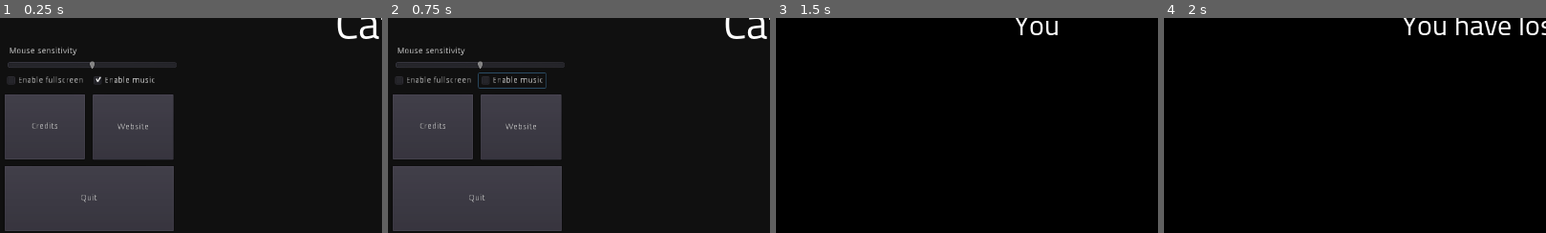
Above: before the commit, frames 1-4 (left to right).
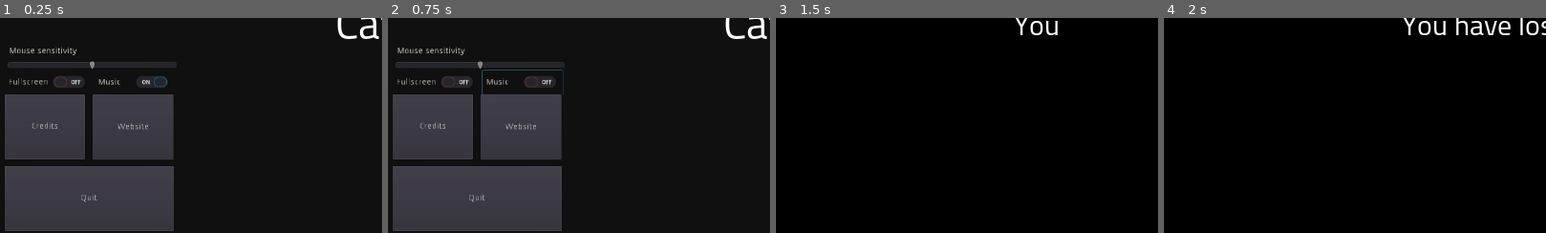
Above: after the commit, the same moments.

Repository: toolness/cat-in-the-coop
Game: Godot game, scene res://Menu.tscn
The game is run twice, just before and just after one commit, with the same random seed, the same clock (stepped at 60 frames per second) and the same inputs.
Inputs:
- Up to frame 1 (0.25 s): no input
- Up to frame 2 (0.75 s): click "Enable music" (after the commit: "Music") at 0.5 s
- Up to frame 3 (1.5 s): click "Start game" at 1.25 s
- Up to frame 4 (2 s): no input
The pictures show only the part of the screen within x 1-51%, y 48-98%; the shares and areas given below are measured in that part.

The runs differ from the first frame. In frame 1, 1.2% of the frame differs, in the area x 2-44%, y 27-33%; in frame 2, 1.5%, in the area x 2-46%, y 24-36%; in frame 3, nothing differs; in frame 4, nothing differs.

Commit message:
Make checkboxes into checkbuttons.

Diff:
--- a/Menu.tscn
+++ b/Menu.tscn
@@ -149,22 +149,22 @@
 align = 2
 valign = 2
 
-[node name="FullscreenCheckbox" type="CheckBox" parent="."]
-margin_left = 21.0
-margin_top = 435.0
-margin_right = 165.0
-margin_bottom = 459.0
-text = "Enable fullscreen"
+[node name="FullscreenCheckbox" type="CheckButton" parent="."]
+margin_left = 23.0
+margin_top = 430.0
+margin_right = 169.0
+margin_bottom = 470.0
+text = "Fullscreen"
 __meta__ = {
 "_edit_use_anchors_": false
 }
 
-[node name="MusicCheckbox" type="CheckBox" parent="."]
-margin_left = 166.0
-margin_top = 435.0
-margin_right = 279.0
-margin_bottom = 459.0
-text = "Enable music"
+[node name="MusicCheckbox" type="CheckButton" parent="."]
+margin_left = 173.0
+margin_top = 430.0
+margin_right = 308.0
+margin_bottom = 470.0
+text = "Music"
 __meta__ = {
 "_edit_use_anchors_": false
 }
